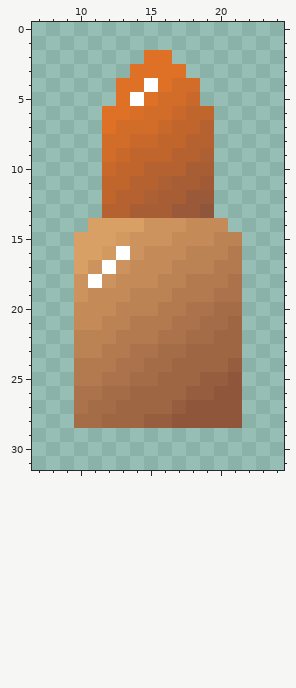
Two states of a pixel-art sprite, assets/asesprite/bullet.png. The first picture shows the starting point.
The file is 32x32 pixels. Colours within 5 levels of each other are drawn and written as one. Shown: x 7..24, y 0..31.
Now the later version:
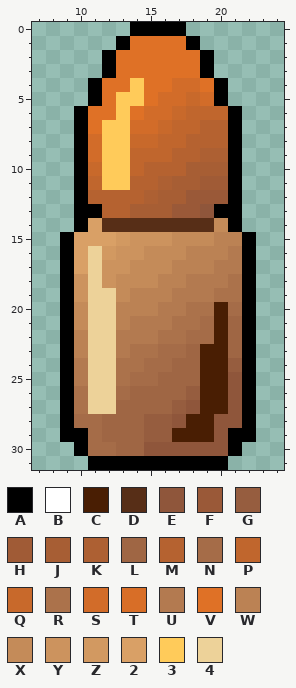
Palette (. is transparent): A #000000  B #ffffff  C #491e03  D #572e17  E #8f563b  F #9a5938  G #965d3f  H #a05b36  J #a75e34  K #ad6033  L #9f6644  M #b56230  N #a56c48  P #c0662d  Q #c8692b  R #ab724b  S #d26c29  T #d86e27  U #b37a50  V #df7126  W #bb8254  X #c48b59  Y #cc935e  Z #d29961  2 #d9a066  3 #ffcb5a  4 #edd299
From old to new:
y 0: x 14..17 .... -> AAAA
y 1: x 13..18 ...... -> AVVVVA
y 2: x 12..14 ... -> AVV; x 17..19 ... -> VVA
y 3: x 12..13 .. -> AV; x 18..19 .. -> VA
y 4: x 11..12 .. -> AV; x 14..15 VB -> 3V; x 19..20 .. -> VA
y 5: x 11..14 ..VB -> AV33; x 19..20 .. -> SA
y 6: x 10..11 .. -> AV; x 13..14 VT -> 3V; x 20..21 .. -> PA
y 7: x 10..13 ..VS -> AV33; x 20..21 .. -> MA
y 8: x 10..13 ..SS -> AS33; x 20..21 .. -> MA
y 9: x 10..13 ..SQ -> AS33; x 20..21 .. -> KA
y 10: x 10..13 ..QP -> AQ33; x 20..21 .. -> JA
y 11: x 10..13 ..PP -> AP33; x 20..21 .. -> HA
y 12: x 10..12 ..P -> AMM; x 20..21 .. -> FA
y 13: x 10..11 .. -> AA; x 20..21 .. -> AA
y 14: x 10 . -> A; x 12..19 222YYYXX -> DDDDDDDD; x 21 . -> A
y 15: x 9 . -> A; x 22 . -> A
y 16: x 9 . -> A; x 11 2 -> 4; x 13 B -> Y; x 22 . -> A
y 17: x 9 . -> A; x 11..12 YB -> 4Y; x 22 . -> A
y 18: x 9 . -> A; x 11 B -> 4; x 22 . -> A
y 19: x 9 . -> A; x 11..12 XX -> 44; x 22 . -> A
y 20: x 9 . -> A; x 11..12 XX -> 44; x 20 N -> C; x 22 . -> A
y 21: x 9 . -> A; x 11..12 XW -> 44; x 20 N -> C; x 22 . -> A
y 22: x 9 . -> A; x 11..12 WW -> 44; x 20 L -> C; x 22 . -> A
y 23: x 9 . -> A; x 11..12 WU -> 44; x 19..20 LL -> CC; x 22 . -> A
y 24: x 9 . -> A; x 11..12 UU -> 44; x 19..20 LL -> CC; x 22 . -> A
y 25: x 9 . -> A; x 11..12 UR -> 44; x 19..20 GG -> CC; x 22 . -> A
y 26: x 9 . -> A; x 11..12 RN -> 44; x 19..20 GE -> CC; x 22 . -> A
y 27: x 9 . -> A; x 11..12 NN -> 44; x 19..20 EE -> CC; x 22 . -> A
y 28: x 9 . -> A; x 18..19 EE -> CC; x 22 . -> A
y 29: x 9..22 .............. -> AANLLLGGCCCEAA
y 30: x 10..21 ............ -> ANNLLEEEEEEA
y 31: x 11..20 .......... -> AAAAAAAAAA
Where, in picture pixels (left, top, right, bottom), the same in both pictures:
changed: (60, 22, 256, 470)
